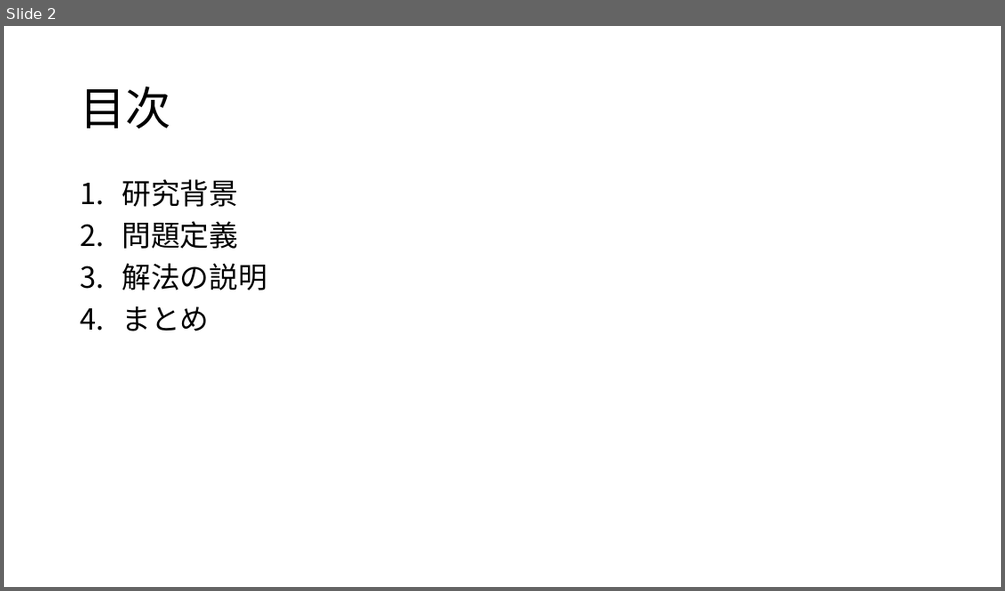
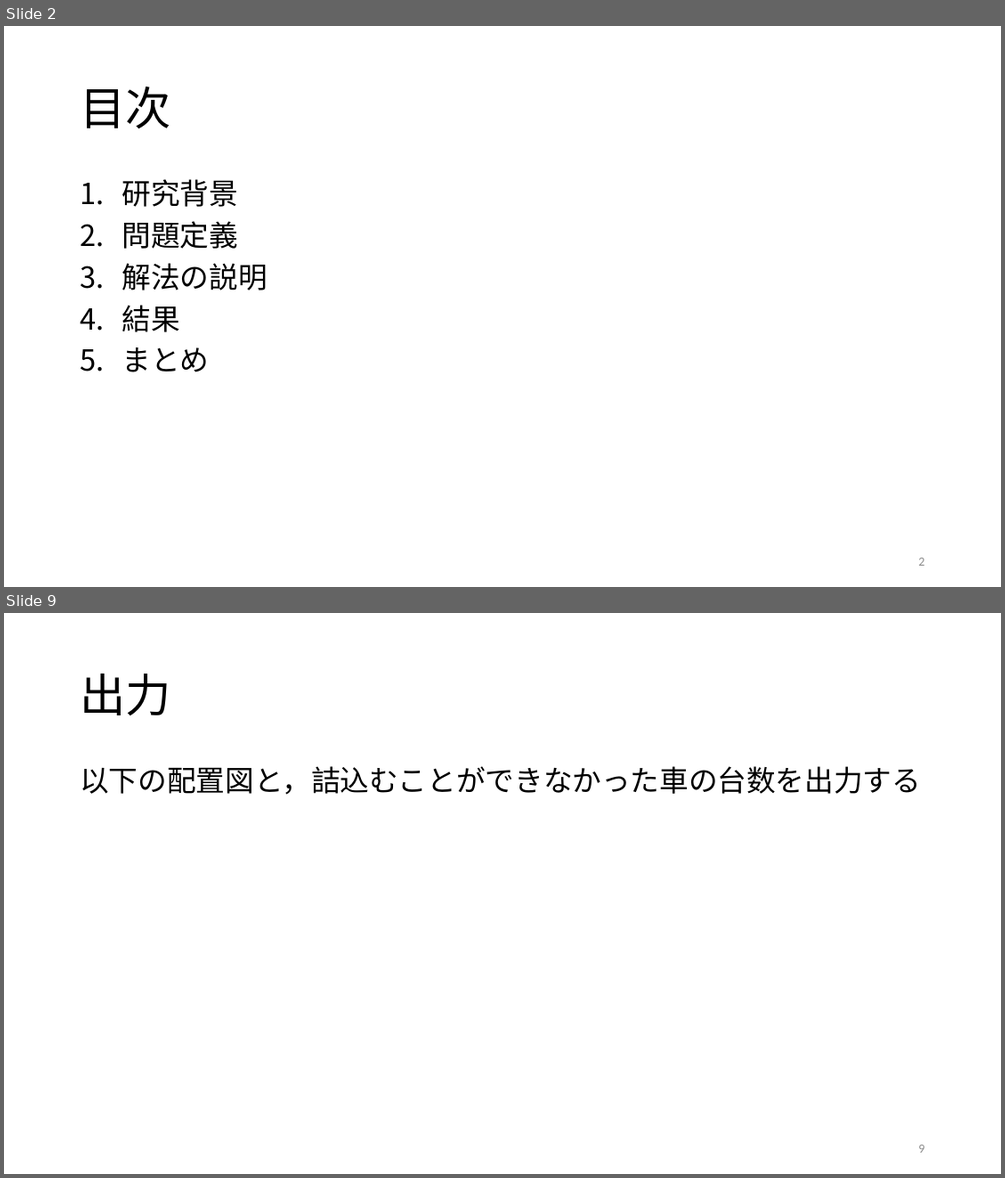
Before and after one commit to r-kurosu/kline, a slide deck: 卒論発表スライド.pptx. Shown one above the other, each under a label of ours: slide 2 before the commit, slides 2 and 9 after it; the slides between them are not shown. The pictures are 1005x591 and 1005x1178 pixels, drawn with LibreOffice and Linux fonts; fonts in the diff are those of the drawing. Boxes give left, top, right and bottom in pixels: in the first picture for what was removed or moved away, otherwise in the second. Text is boxed around its words. In the diff, an @@ line names an element or a change of style, - is before the commit and + after.

```diff
--- a/卒論発表スライド.pptx
+++ b/卒論発表スライド.pptx
@@ slide 9 added at box(4, 613, 1001, 1174), background #FFFFFF @@
@@ title added at box(80, 674, 171, 715), 44 pt, text #000000 @@
+出力
@@ text added at box(80, 766, 921, 795), 28 pt, text #000000 @@
+以下の配置図と，詰込むことができなかった車の台数を出力する
@@ page number added at box(918, 1144, 924, 1152), 12 pt, text #8C8C8C @@
+9
@@ slide 2 changed as well @@
@@ text at box(122, 305, 180, 332): paragraph added @@
+4. 結果
@@ page number added at box(918, 557, 924, 565), 12 pt, text #8C8C8C @@
+2
```
Also in this commit, not shown: 1 other slide changed, 23 other slides added, 36 other files.
